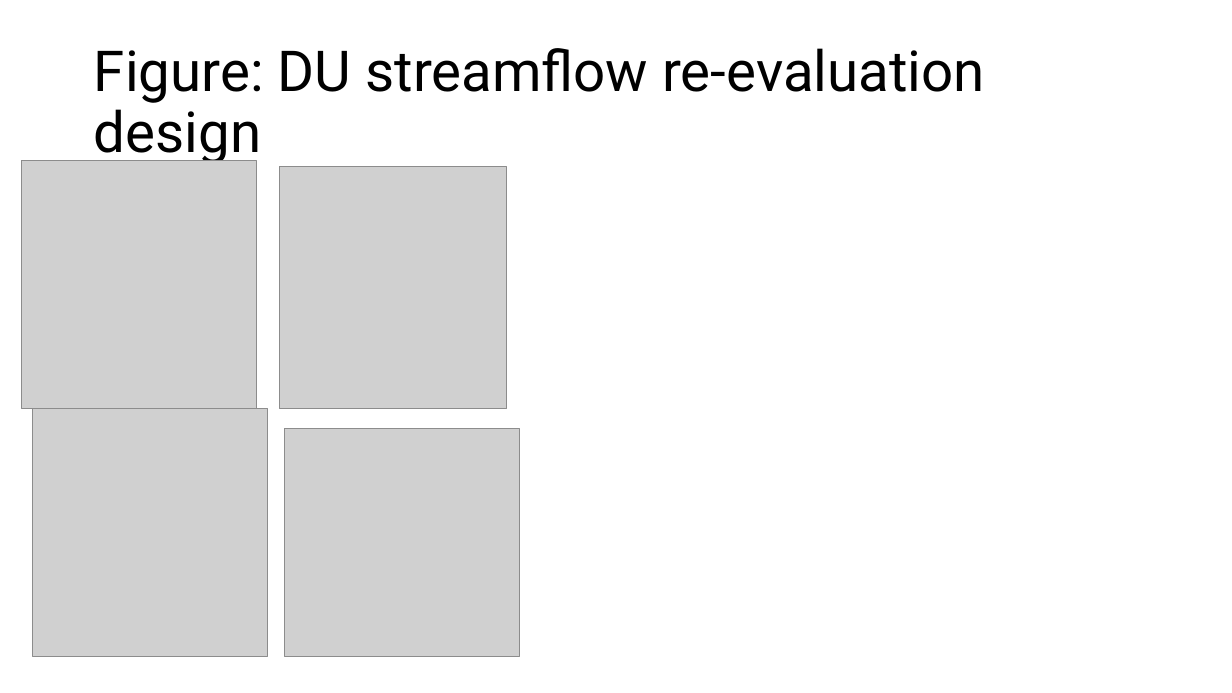
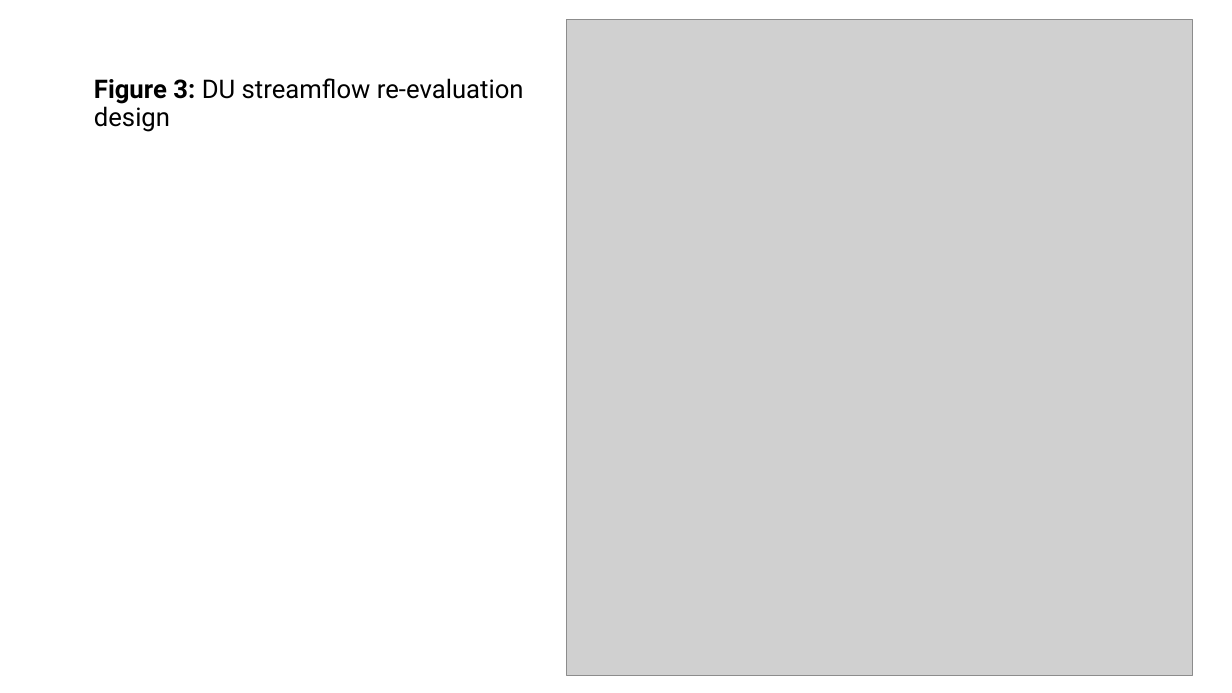
Before and after one commit to TrevorJA/NYCOptimization, a slide deck: slide 6 of docs/NYCOptimization_figure_sequence.pptx (slide 7 before the commit). Drawn at 1232x693 pixels with LibreOffice and Linux fonts; fonts in the diff are those of the drawing; grey boxes stand for pictures. Boxes give left, top, right and bottom in pixels: in the first picture for what was removed or moved away, otherwise in the second. Text is boxed around its words. In the diff, an @@ line names an element or a change of style, - is before the commit and + after.

```diff
--- a/docs/NYCOptimization_figure_sequence.pptx
+++ b/docs/NYCOptimization_figure_sequence.pptx
@@ picture added at bbox=[567, 19, 1193, 675] @@
@@ title at bbox=[94, 78, 524, 132]: text changed; size 44 to 20 pt @@
-Figure: DU streamflow re-evaluation design
+Figure 3: DU streamflow re-evaluation design
@@ group removed at bbox=[21, 161, 520, 656]: 4 pictures @@
```
Also in this commit, not shown: 6 other slides changed, 1 slide added, 38 other files.
